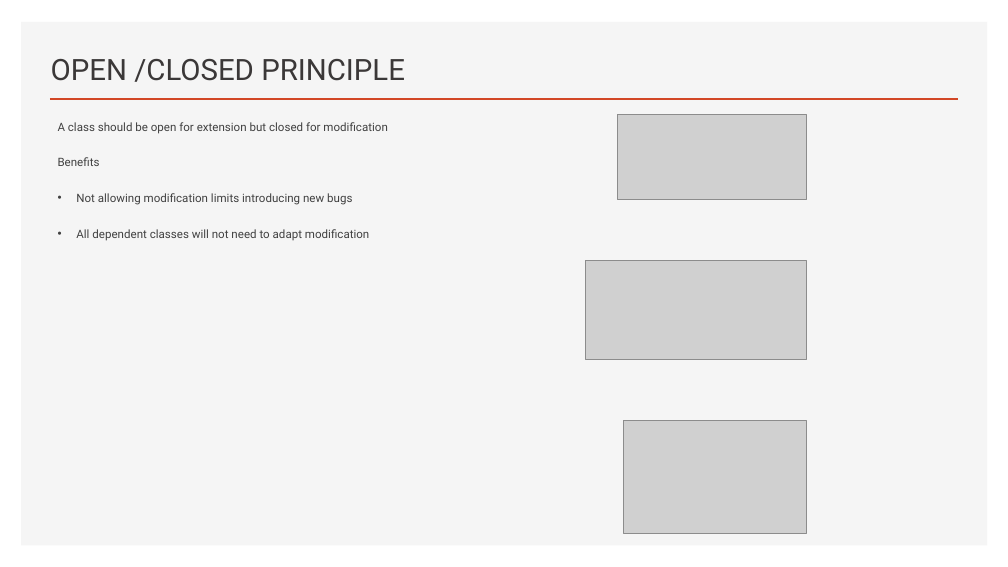
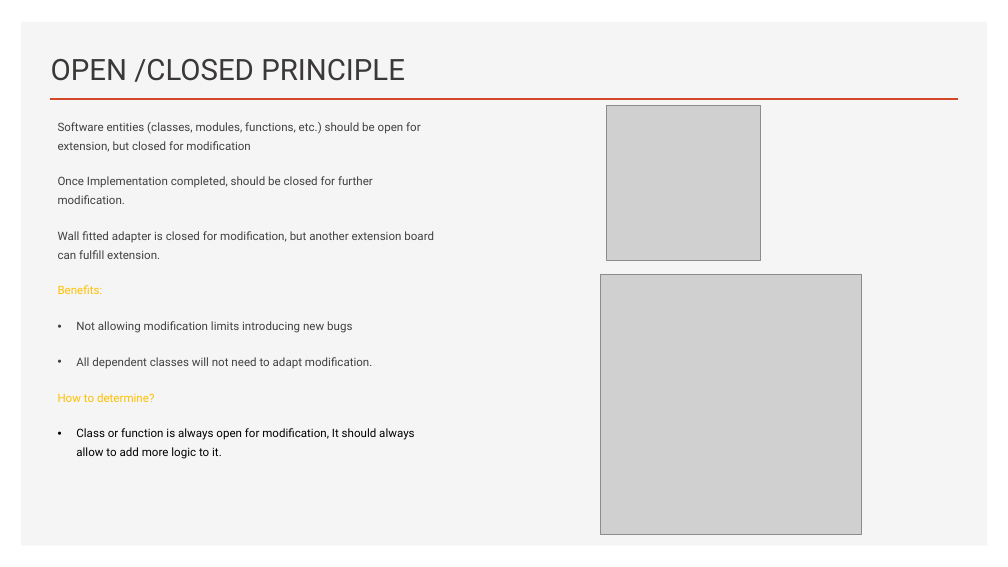
Before and after one commit to jatinrdave/SOLIDPRINCIPLESDEMO, a slide deck: slide 11 of SOLID PRINCIPLES_NEW.pptx (slide 9 before the commit). Drawn at 1008x567 pixels with LibreOffice and Linux fonts; fonts in the diff are those of the drawing; grey boxes stand for pictures. Boxes give left, top, right and bottom in pixels: in the first picture for what was removed or moved away, otherwise in the second. Text is boxed around its words. In the diff, an @@ line names an element or a change of style, - is before the commit and + after.

```diff
--- a/SOLID PRINCIPLES_NEW.pptx
+++ b/SOLID PRINCIPLES_NEW.pptx
@@ picture added at [606, 106, 761, 260] @@
@@ picture removed at [617, 115, 806, 200] @@
@@ text at [58, 122, 434, 294]: text changed @@
-A class should be open for extension but closed for modification
-Benefits
+Software entities (classes, modules, functions, etc.) should be open for extension, but closed for modification
+Once Implementation completed, should be closed for further modification.
+Wall fitted adapter is closed for modification, but another extension board can fulfill extension.
+Benefits:
@@ picture removed at [586, 260, 806, 359] @@
@@ picture added at [601, 274, 861, 535] @@
@@ text at [58, 357, 414, 459]: text changed; text colour #404040 to #000000 @@
-• All dependent classes will not need to adapt modification
+• All dependent classes will not need to adapt modification.
+How to determine?
+• Class or function is always open for modification, It should always allow to add more logic to it.
```
Also in this commit, not shown: 10 other slides changed, 4 slides added, 1 slide removed, 18 other files.
